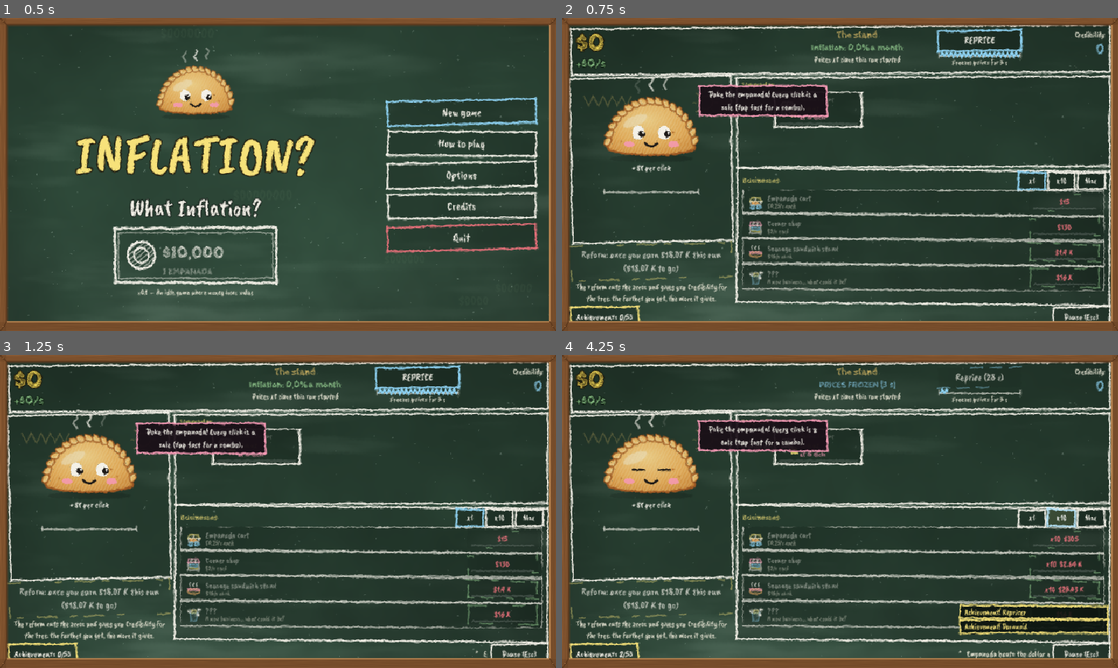
Above: before the commit, frames 1-4 (two rows, left to right).
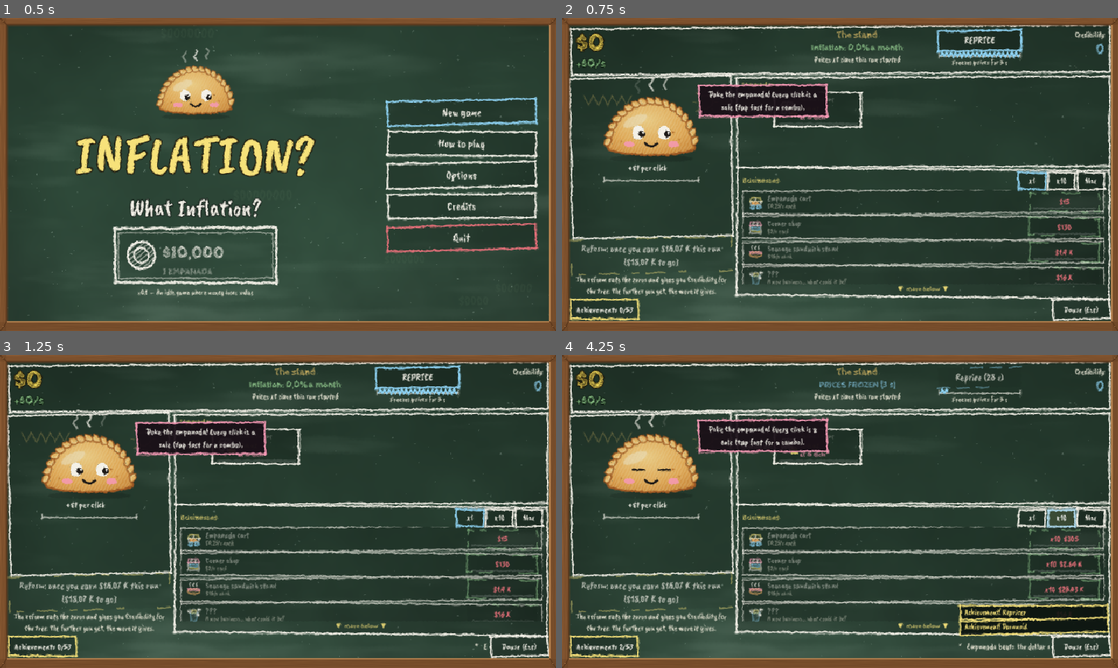
Above: after the commit, the same moments.

Repository: agusmoscato/INFLATION-What-Inflation-
Game: Godot game, scene res://scenes/Main.tscn
Same seed, same stepped clock (60 frames per second), same inputs: the game is played once before the commit and once after it.
Inputs (mouse positions are in pixels of both pictures, inside the frame that each line leads up to):
- Up to frame 1 (0.5 s): no input
- Up to frame 2 (0.75 s): click "New game" at 0.5 s
- Up to frame 3 (1.25 s): no input
- Up to frame 4 (4.25 s): click "REPRICE" at 1.25 s; click (817, 445) at 2.02 s; click "x1" at 2.75 s; click "x10" at 3.5 s

Frame 1 is identical in both runs. In frame 2, 11% of the frame differs, in the area x 1-99%, y 20-97%; in frame 3, 11%; in frame 4, 12%.

Commit message:
"Camino al final" en el juego es una línea compacta junto a Reformar; los negocios recuperan su lugar (punto 2)
- En el juego: una sola línea arriba del botón de Reformar con los 6 circulitos y "Próximo: Empanada de oro" (con los 6: "¡Estabilizá la economía! Faltan N"). El detalle (los 6 sellos, qué nodo de qué rama y lo que falta) va en el tooltip; tocarla abre el árbol. El panel completo queda solo en el árbol.
- La lista de negocios vuelve a tener todo su alto (4 filas a 1280x720).
- "+$X por clic" y el combo van en un mismo renglón y el botón de reforma es un poco más bajo: la empanada no pierde lugar y nada se sale de la ventana.
- La línea se dibuja con la letra más grande que entra; QA (layout y exe) de que entre con cualquier sello, en español e inglés.

Co-Authored-By: Claude Opus 5.5 <noreply@anthropic.com>

Diff:
--- a/scripts/ui/game_screen.gd
+++ b/scripts/ui/game_screen.gd
@@ -289,7 +289,7 @@
 func _build_left() -> Control:
 	var col: VBoxContainer = VBoxContainer.new()
 	col.custom_minimum_size = Vector2(LEFT_W, 0)
-	col.add_theme_constant_override("separation", 8)
+	col.add_theme_constant_override("separation", 5)
 	var p: PanelContainer = UIKit.panel(UIKit.C_PANEL, 10)
 	p.size_flags_vertical = Control.SIZE_EXPAND_FILL
 	col.add_child(p)
@@ -307,10 +307,14 @@
 	empanada.custom_minimum_size = EMPANADA_SIZE
 	empanada.pressed.connect(func(_pos: Vector2) -> void: Economy.click())
 	v.add_child(empanada)
+	var cl_row: HBoxContainer = HBoxContainer.new()
+	cl_row.alignment = BoxContainer.ALIGNMENT_CENTER
+	cl_row.add_theme_constant_override("separation", 14)
+	v.add_child(cl_row)
 	click_label = UIKit.label("", 17, Chalk.WHITE, HORIZONTAL_ALIGNMENT_CENTER)
-	v.add_child(click_label)
+	cl_row.add_child(click_label)
 	combo_label = UIKit.label("", 17, Chalk.ORANGE, HORIZONTAL_ALIGNMENT_CENTER, true)
-	v.add_child(combo_label)
+	cl_row.add_child(combo_label)
 	combo_bar = ChalkBar.new()
 	combo_bar.fill_color = Chalk.ORANGE
 	combo_bar.custom_minimum_size = Vector2(220, 12)
@@ -323,10 +327,14 @@
 	rest.mouse_filter = Control.MOUSE_FILTER_IGNORE
 	v.add_child(rest)
 	reform_btn = Button.new()
-	reform_btn.custom_minimum_size = Vector2(0, 62)
+	reform_btn.custom_minimum_size = Vector2(0, 54)
 	reform_btn.autowrap_mode = TextServer.AUTOWRAP_WORD_SMART   # el texto largo va en dos renglones: no ensancha la columna
 	UIKit.style_button(reform_btn, UIKit.C_GOLD, 19)
 	reform_btn.pressed.connect(_open_reform_dialog)
+	# camino al final, en una línea junto a Reformar: los 6 sellos y el próximo (detalle en el tooltip; tocarlo abre el árbol)
+	road = RoadView.new(false)
+	road.open_tree.connect(_open_tree)
+	col.add_child(road)
 	col.add_child(reform_btn)
 	reform_hint = UIKit.label("", 15, UIKit.C_DIM, HORIZONTAL_ALIGNMENT_CENTER)
 	reform_hint.autowrap_mode = TextServer.AUTOWRAP_WORD_SMART
@@ -360,10 +368,6 @@
 	upg_flow.add_theme_constant_override("h_separation", 6)
 	upg_flow.add_theme_constant_override("v_separation", 6)
 	usc.add_child(upg_flow)
-	# camino al final: los 6 sellos y lo que falta (tocarlo abre el árbol)
-	road = RoadView.new(false)
-	road.open_tree.connect(_open_tree)
-	col.add_child(road)
 	# negocios
 	var bp: PanelContainer = UIKit.panel(UIKit.C_PANEL, 10)
 	bp.size_flags_vertical = Control.SIZE_EXPAND_FILL
--- a/scripts/ui/qa_check.gd
+++ b/scripts/ui/qa_check.gd
@@ -130,6 +130,8 @@
 		var c: Control = n as Control
 		if c.is_inside_tree() and not c.is_visible_in_tree():
 			return
+		if c is RoadView and not (c as RoadView).full and (c as RoadView).compact_fit() < 0:
+			bad.append("TEXTO CORTADO EN EL CAMINO AL FINAL: %s" % (c as RoadView)._compact_text)
 		if c is UpgradeIcon:
 			cards.append(c)
 			for p in (c as UpgradeIcon).text_layout()["problems"]:
--- a/scripts/ui/road_view.gd
+++ b/scripts/ui/road_view.gd
@@ -1,8 +1,9 @@
 class_name RoadView
 extends PanelContainer
 ## "Camino al final": los 6 sellos (uno por rama) y el centro del árbol.
-##  - compacto (en el juego): título, los 6 sellos (rellenos con tilde si los tenés) y una línea con lo próximo o, con
-##    los 6, el aviso grande de que ya se puede estabilizar la economía. Tocarlo abre el árbol.
+##  - compacto (en el juego): una sola línea junto al botón de Reformar: los 6 circulitos (rellenos con tilde si los
+##    tenés) y "Próximo: Empanada de oro" (con los 6, "¡Estabilizá la economía!"). El detalle va en el tooltip y tocarlo
+##    abre el árbol. Se dibuja a mano: el texto usa la letra más grande que entra (nunca se corta ni ensancha la columna).
 ##  - completo (en el árbol): una fila por sello con qué nodo de qué rama lo da y cuánta Credibilidad falta, el centro y
 ##    el total aproximado.
 
@@ -11,16 +12,23 @@
 var full: bool = false
 var _sig: String = ""
 var _medals: Array = []
-var _line: Label
 var _rows: Array = []                 # completo: [Label] uno por sello
 var _final_l: Label
 var _total_l: Label
 var _t: float = 0.0
+var _compact_text: String = ""
+var _owned: Array = []
+const LINE_H: float = 24.0
+const MEDAL: float = 18.0
 
 
 func _init(full_mode: bool = false) -> void:
 	full = full_mode
-	add_theme_stylebox_override("panel", UIKit.chalk_box(Chalk.YELLOW, Color(0.06, 0.1, 0.08, 0.92), 2.2))
+	if full:
+		add_theme_stylebox_override("panel", UIKit.chalk_box(Chalk.YELLOW, Color(0.06, 0.1, 0.08, 0.92), 2.2))
+	else:
+		add_theme_stylebox_override("panel", StyleBoxEmpty.new())
+		custom_minimum_size = Vector2(0, LINE_H)
 	mouse_filter = Control.MOUSE_FILTER_STOP if not full else Control.MOUSE_FILTER_PASS
 	if not full:
 		mouse_default_cursor_shape = Control.CURSOR_POINTING_HAND
@@ -31,6 +39,8 @@
 
 
 func _build() -> void:
+	if not full:
+		return                  # el compacto se dibuja en _draw
 	var title: Label = UIKit.label(tr("ui.road.title"), 17, UIKit.C_GOLD, HORIZONTAL_ALIGNMENT_LEFT, true)
 	var medals: HBoxContainer = HBoxContainer.new()
 	medals.add_theme_constant_override("separation", 4)
@@ -38,20 +48,6 @@
 		var md: _Medal = _Medal.new(str(TreeLogic.SEAL_BRANCHES[i]))
 		medals.add_child(md)
 		_medals.append(md)
-	if not full:
-		var h: HBoxContainer = HBoxContainer.new()
-		h.add_theme_constant_override("separation", 10)
-		add_child(h)
-		h.add_child(title)
-		h.add_child(medals)
-		_line = UIKit.label("", 15, Chalk.WHITE)
-		_line.autowrap_mode = TextServer.AUTOWRAP_WORD_SMART
-		_line.size_flags_horizontal = Control.SIZE_EXPAND_FILL
-		_line.custom_minimum_size = Vector2(240, 0)
-		_line.vertical_alignment = VERTICAL_ALIGNMENT_CENTER
-		_line.mouse_filter = Control.MOUSE_FILTER_IGNORE
-		h.add_child(_line)
-		return
 	var v: VBoxContainer = VBoxContainer.new()
 	v.add_theme_constant_override("separation", 3)
 	add_child(v)
@@ -78,12 +74,8 @@
 
 func _process(delta: float) -> void:
 	_t += delta
-	if not full and _line != null:
-		var r: Dictionary = TreeLogic.road(GameState.m)
-		if bool(r["ready"]):
-			_line.modulate = Color.WHITE.lerp(Chalk.YELLOW, 0.5 + 0.5 * sin(_t * 5.0))     # el aviso late
-		else:
-			_line.modulate = Color.WHITE
+	if not full and _compact_text != "" and bool(TreeLogic.road(GameState.m)["ready"]):
+		queue_redraw()          # el aviso late
 
 
 ## Lo llama quien lo muestra (cada frame): solo rearma los textos si cambió algo.
@@ -96,15 +88,23 @@
 		return
 	_sig = sig
 	var seals: Array = r["seals"]
+	if not full:
+		_owned = []
+		var tip: PackedStringArray = PackedStringArray([tr("ui.road.title")])
+		for row in seals:
+			_owned.append(bool(row["owned"]))
+			tip.append(_seal_text(row))
+		tip.append(_summary(r, m))
+		tooltip_text = "\n".join(tip)
+		_compact_text = _compact(r, m)
+		queue_redraw()
+		return
 	for i in range(seals.size()):
 		var row: Dictionary = seals[i]
 		var md: _Medal = _medals[i]
 		md.owned = bool(row["owned"])
 		md.tooltip_text = _seal_text(row)
 		md.queue_redraw()
-	if not full:
-		_line.text = _summary(r, m)
-		return
 	for i in range(seals.size()):
 		var row2: Dictionary = seals[i]
 		(_rows[i] as Label).text = _seal_text(row2)
@@ -128,6 +128,46 @@
 	return TranslationServer.translate("ui.road.seal_missing") % [br, name, int(row["cost"])]
 
 
+## La línea compacta: "Próximo: Empanada de oro", "¡Estabilizá la economía! Faltan 1200" o "Economía estabilizada".
+static func _compact(r: Dictionary, m: GameModel) -> String:
+	if bool(r["final_owned"]):
+		return TranslationServer.translate("ui.road.done")
+	if bool(r["ready"]):
+		var left: int = maxi(0, int(r["final_cost"]) - m.credibility)
+		return TranslationServer.translate("ui.road.c_ready_now") if left == 0 else TranslationServer.translate("ui.road.c_ready") % left
+	return TranslationServer.translate("ui.road.c_next") % TranslationServer.translate(GameData.node(str(r["next_seal"]["id"]))["name_key"])
+
+
+## El tamaño de letra de la línea compacta y si entra (para el QA).
+func compact_fit() -> int:
+	var w: float = size.x - (MEDAL + 3.0) * 6.0 - 8.0
+	return UpgradeIcon.fit_size(UpgradeIcon._fonts()[1], _compact_text, w, [16, 11])
+
+
+func _draw() -> void:
+	if full or _compact_text == "":
+		return
+	var y: float = size.y / 2.0
+	for i in range(_owned.size()):
+		var c: Vector2 = Vector2(MEDAL / 2.0 + 1.0 + float(i) * (MEDAL + 3.0), y)
+		var col: Color = GameData.branch_color(str(TreeLogic.SEAL_BRANCHES[i]))
+		var rr: float = MEDAL / 2.0 - 1.0
+		if bool(_owned[i]):
+			draw_circle(c, rr, Color(col, 0.9))
+			draw_polyline(PackedVector2Array([c + Vector2(-rr * 0.45, 0), c + Vector2(-rr * 0.1, rr * 0.4), c + Vector2(rr * 0.5, -rr * 0.4)]), Chalk.BOARD.darkened(0.5), 2.5, true)
+		else:
+			draw_arc(c, rr, 0.0, TAU, 20, Color(col, 0.8), 2.0, true)
+	var x0: float = (MEDAL + 3.0) * 6.0 + 6.0
+	var fs: int = compact_fit()
+	if fs < 0:
+		fs = 11
+	var col2: Color = Chalk.WHITE
+	if bool(TreeLogic.road(GameState.m)["ready"]):
+		col2 = Chalk.WHITE.lerp(Chalk.YELLOW, 0.5 + 0.5 * sin(_t * 5.0))
+	var font: Font = UpgradeIcon._fonts()[1]
+	draw_string(font, Vector2(x0, y + float(fs) * 0.35), _compact_text, HORIZONTAL_ALIGNMENT_LEFT, -1, fs, col2)
+
+
 static func _summary(r: Dictionary, m: GameModel) -> String:
 	if bool(r["final_owned"]):
 		return TranslationServer.translate("ui.road.done")
--- a/tests/layout_ui.gd
+++ b/tests/layout_ui.gd
@@ -70,6 +70,9 @@
 		var ref: Array = _measure(g)
 		sizes_seen[tag] = ref[1]
 		var cases: Array = [
+			["con la línea del camino al final", func() -> void:
+				m.reforms = 2
+				m.credibility = 30],
 			["accesorios (gorrito, anteojos, corona, dorada)", func() -> void:
 				for n in GameData.tree:
 					if not bool(n["final"]) and (bool(n["seal"]) or int(n["ring"]) <= 3):
@@ -102,6 +105,21 @@
 				failures.append("[%s] LA EMPANADA SE MOVIÓ O CAMBIÓ DE TAMAÑO con %s: %s %s (antes %s %s)" % [tag, c[0], str(got[0]), str(got[1]), str(ref[0]), str(ref[1])])
 			if g.empanada.scale != Vector2.ONE or g.empanada.rotation != 0.0:
 				failures.append("[%s] el control de la empanada tiene escala %s / rotación %f con %s (el squash tiene que ser solo visual)" % [tag, str(g.empanada.scale), g.empanada.rotation, c[0]])
+		# la línea del camino al final entra con cualquier sello próximo, en los dos idiomas
+		m.won = false
+		m.reforms = maxi(m.reforms, 1)
+		await _frames(3)
+		if not g.road.visible or g.road.size.x < 100.0:
+			failures.append("[%s] no se ve la línea del camino al final (%s)" % [tag, str(g.road.size)])
+		for lang in ["es", "en"]:
+			TranslationServer.set_locale(lang)
+			for sid in TreeLogic.seal_ids():
+				for txt in [tr("ui.road.c_next") % tr(GameData.node(sid)["name_key"]), tr("ui.road.c_ready") % 4200, tr("ui.road.c_ready_now"), tr("ui.road.done")]:
+					g.road._compact_text = txt
+					if g.road.compact_fit() < 0:
+						failures.append("[%s] la línea del camino al final no entra: %s" % [tag, txt])
+		TranslationServer.set_locale("es")
+		g.road._sig = ""
 		# los avisos nunca tapan la empanada ni las tarjetas, y como mucho hay 2 a la vez
 		for i in range(4):
 			g._show_toast("Aviso de prueba con un texto bastante largo para que ocupe dos renglones, número %d" % i, Chalk.YELLOW)
Not shown, changed: i18n/v2.txt
